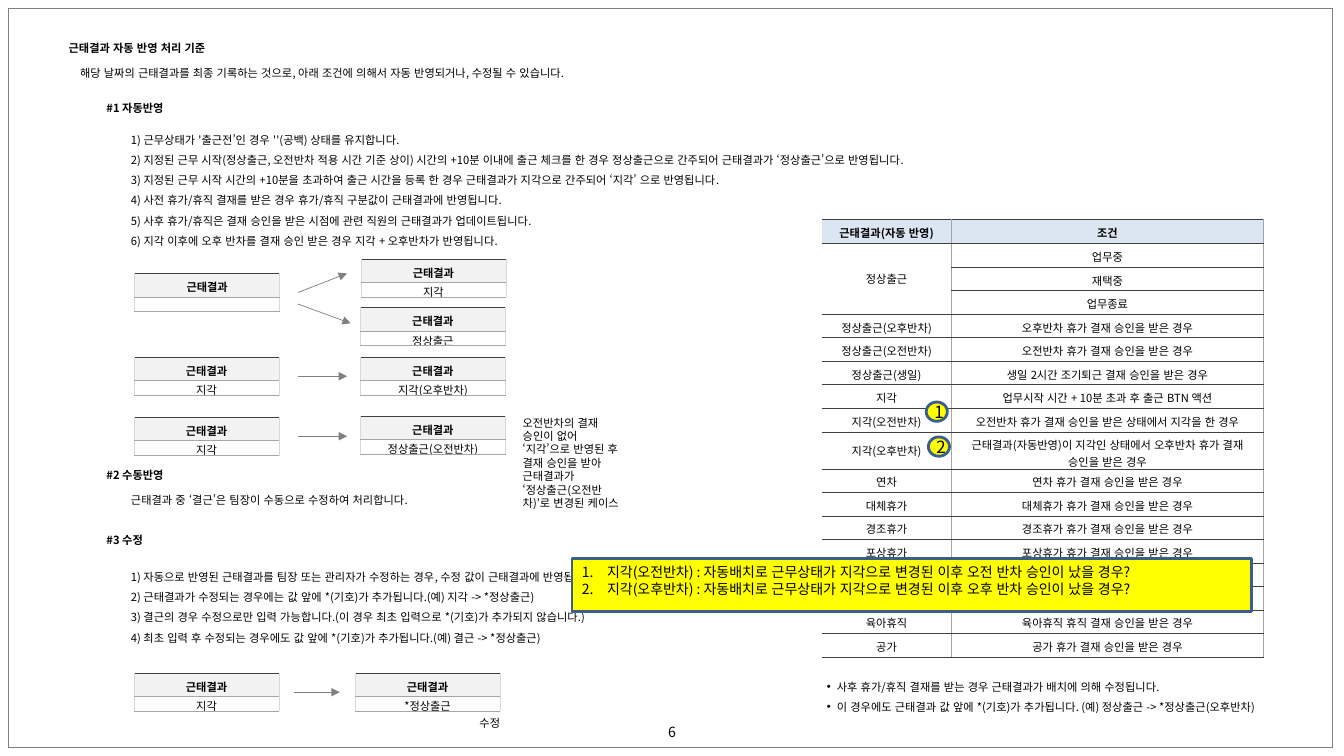
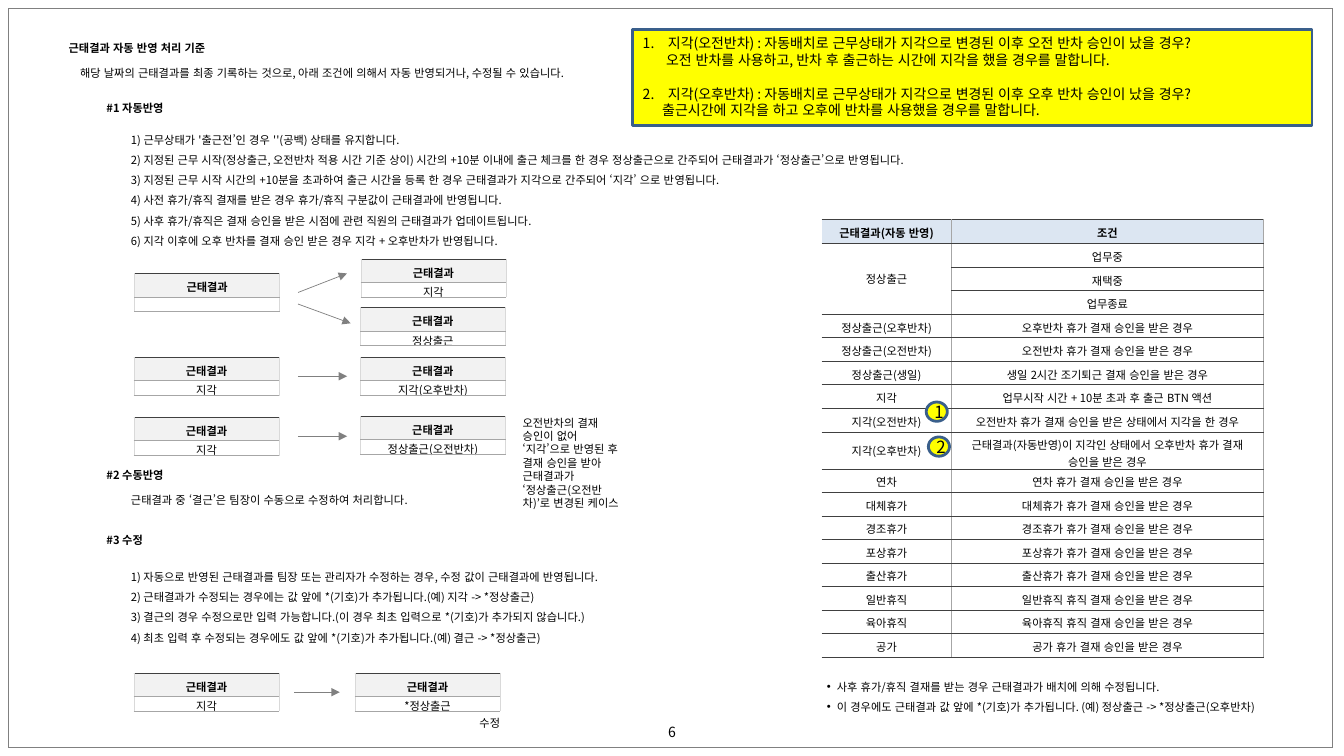
Before and after one commit to yamdeng/coms_groupware, a slide deck: slide 6 of docs/컴즈_인트라넷 시스템_화면 설계서_V0.80_안용성질의사항_1004.pptx. Drawn at 1344x756 pixels with LibreOffice and Linux fonts; fonts in the diff are those of the drawing. Boxes give left, top, right and bottom in pixels: in the first picture for what was removed or moved away, otherwise in the second. Text is boxed around its words. In the diff, an @@ line names an element or a change of style, - is before the commit and + after.

```diff
--- a/docs/컴즈_인트라넷 시스템_화면 설계서_V0.80_안용성질의사항_1004.pptx
+++ b/docs/컴즈_인트라넷 시스템_화면 설계서_V0.80_안용성질의사항_1004.pptx
@@ rectangle "지각(오전반차) : 자동배치로 근무상태가 지각으로 ...": place and size @@
-rectangle "지각(오전반차) : 자동배치로 근무상태가 지각으로 ..." at (572,559,1251,612)
+rectangle "지각(오전반차) : 자동배치로 근무상태가 지각으로 ..." at (633,29,1313,125)
@@ text in rectangle at (666,53,1110,68): paragraph added @@
+오전 반차를 사용하고, 반차 후 출근하는 시간에 지각을 했을 경우를 말합니다.
@@ text in rectangle at (662,103,1040,116): paragraph added @@
+출근시간에 지각을 하고 오후에 반차를 사용했을 경우를 말합니다.
```
Also in this commit, not shown: 17 other slides changed, 20 other files.
